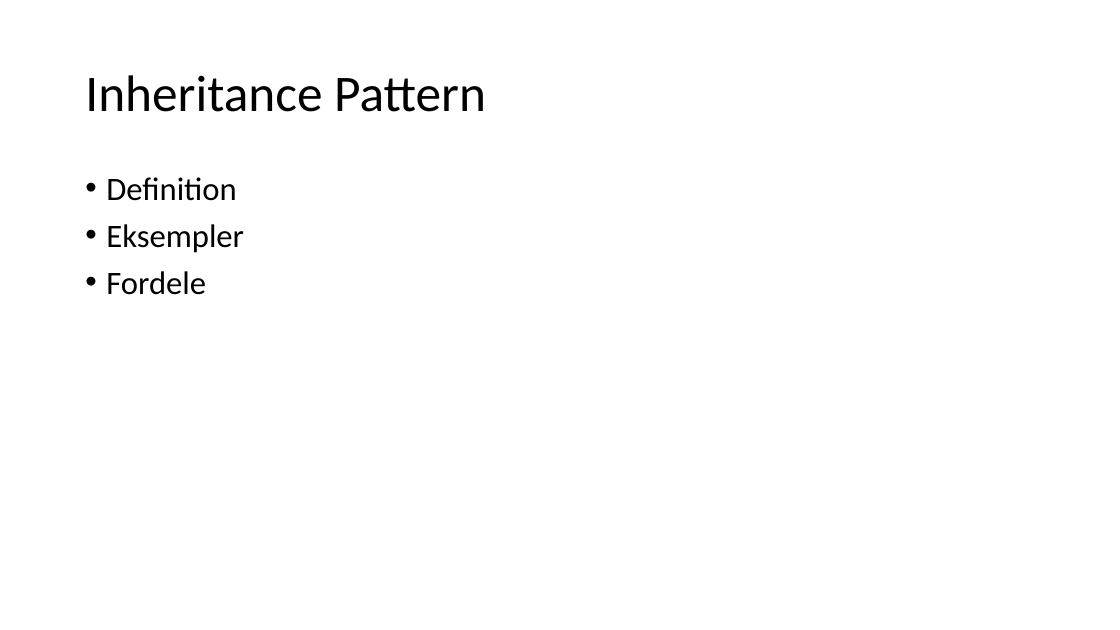
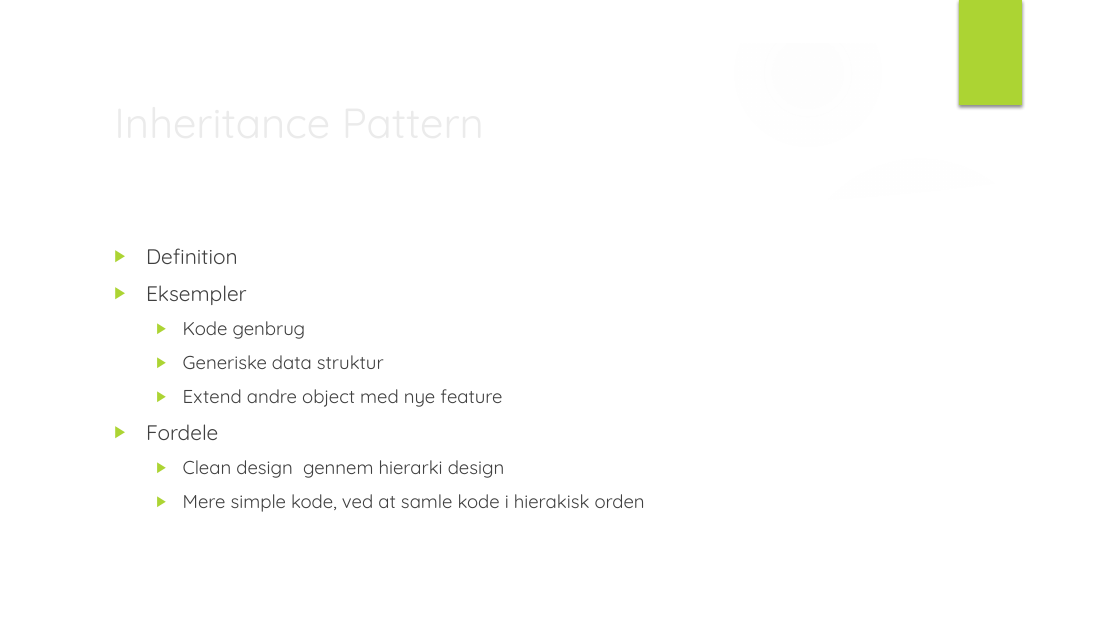
Before and after one commit to HybridChild/IDA_DesignPatterns, a slide deck: slide 16 of Embedded C Programming Design Patterns.pptx (slide 14 before the commit). Drawn at 1120x630 pixels with LibreOffice and Linux fonts; fonts in the diff are those of the drawing; background and template pictures are left out. Boxes give left, top, right and bottom in pixels: in the first picture for what was removed or moved away, otherwise in the second. Text is boxed around its words. In the diff, an @@ line names an element or a change of style, - is before the commit and + after.

```diff
--- a/Embedded C Programming Design Patterns.pptx
+++ b/Embedded C Programming Design Patterns.pptx
@@ group added at bbox=[0, 0, 1120, 630]: 2 ellipses, 2 freeform shapes @@
@@ rectangle added at bbox=[959, 0, 1022, 105], fill #ACD433 @@
@@ title "Inheritance Pattern": place and size @@
-title "Inheritance Pattern" at bbox=[85, 75, 486, 112]
+title "Inheritance Pattern" at bbox=[106, 89, 911, 154]
@@ title "Inheritance Pattern" at bbox=[106, 89, 911, 154]: size 44 to 36 pt, font Calibri to Quicksand, text colour #000000 to #EBEBEB; line spacing 0.9 to 1 @@
@@ text "Definition": place and size @@
-text "Definition" at bbox=[106, 177, 244, 295]
+text "Definition" at bbox=[146, 248, 645, 512]
@@ text at bbox=[146, 248, 247, 440]: size 28 to 18 pt, font Calibri to Quicksand, text colour #000000 to #404040 in "Definition", "Eksempler", "Fordele"; bullet • to ▶; line spacing 0.9 to 1 @@
@@ text at bbox=[183, 321, 502, 407]: paragraphs added @@
+  ▶ Kode genbrug
+  ▶ Generiske data struktur
+  ▶ Extend andre object med nye feature
@@ text at bbox=[183, 460, 645, 512]: paragraphs added @@
+  ▶ Clean design gennem hierarki design
+  ▶ Mere simple kode, ved at samle kode i hierakisk orden
```
Also in this commit, not shown: 20 other slides changed, 3 slides added, 1 slide removed, 1 other file.
